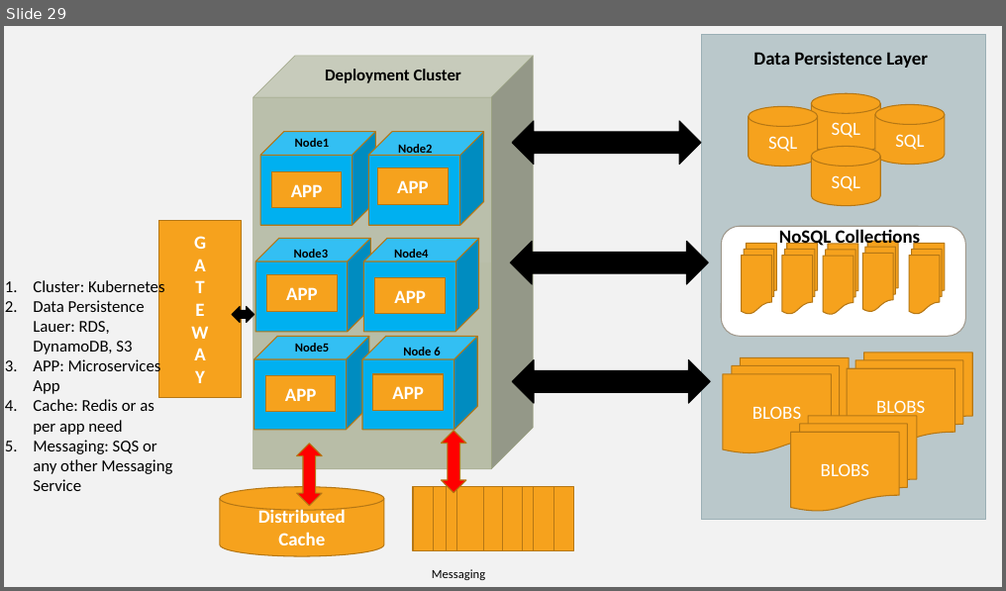
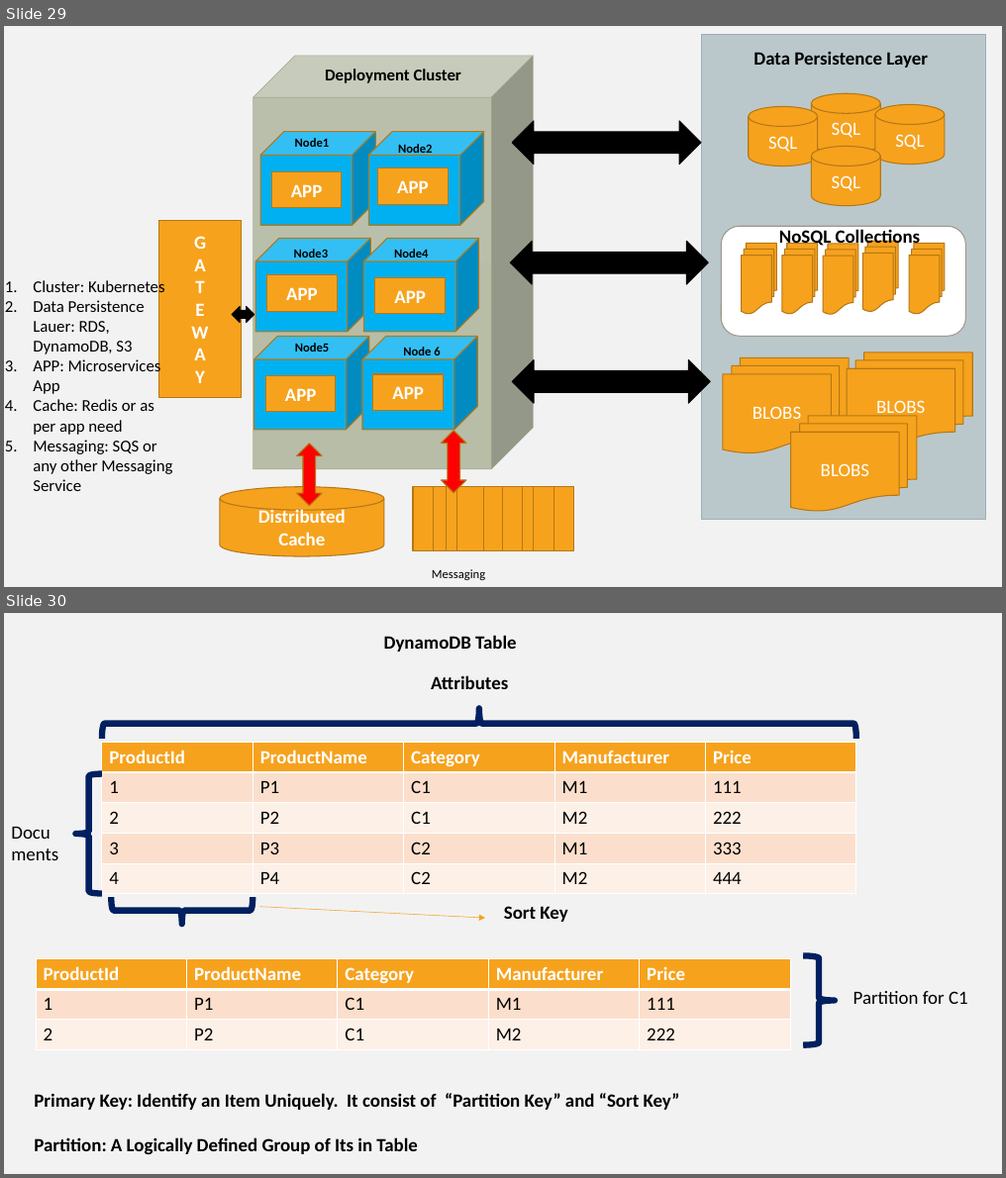
Before and after one commit to Vanshika3003/blaz_march_22, a slide deck: training_images.pptx. Shown one above the other, each under a label of ours: slide 29 before the commit, slides 29 and 30 after it. The pictures are 1006x591 and 1006x1178 pixels, drawn with LibreOffice and Linux fonts; fonts in the diff are those of the drawing. Boxes give left, top, right and bottom in pixels: in the first picture for what was removed or moved away, otherwise in the second. Text is boxed around its words. In the diff, an @@ line names an element or a change of style, - is before the commit and + after.

```diff
--- a/training_images.pptx
+++ b/training_images.pptx
@@ slide 30 added at (x1=4, y1=613, x2=1002, y2=1174), background #F2F2F2 @@
@@ text added at (x1=384, y1=635, x2=517, y2=652), 18 pt, text #000000, bold @@
+DynamoDB Table
@@ text added at (x1=431, y1=675, x2=508, y2=689), 18 pt, text #000000, bold @@
+Attributes
@@ left brace added at (x1=102, y1=709, x2=856, y2=739), outline #002060 6 pt @@
@@ table added at (x1=102, y1=742, x2=858, y2=894), 5 rows, 5 columns @@
+ProductId | ProductName | Category | Manufacturer | Price
+1 | P1 | C1 | M1 | 111
+2 | P2 | C1 | M2 | 222
+3 | P3 | C2 | M1 | 333
+4 | P4 | C2 | M2 | 444
@@ left brace added at (x1=76, y1=774, x2=102, y2=894), outline #002060 6 pt @@
@@ text added at (x1=4, y1=817, x2=67, y2=869), 18 pt, text #000000 @@
+Documents
@@ right brace added at (x1=112, y1=897, x2=252, y2=924), outline #002060 6 pt @@
@@ arrow added from (260, 906) to (485, 919), #F6A21D 0.5 pt @@
@@ text added at (x1=504, y1=906, x2=567, y2=922), 18 pt, text #000000, bold @@
+Sort Key
@@ table added at (x1=36, y1=959, x2=792, y2=1051), 3 rows, 5 columns @@
+ProductId | ProductName | Category | Manufacturer | Price
+1 | P1 | C1 | M1 | 111
+2 | P2 | C1 | M2 | 222
@@ right brace added at (x1=804, y1=956, x2=835, y2=1045), outline #002060 6 pt @@
@@ text added at (x1=853, y1=991, x2=968, y2=1004), 18 pt, text #000000 @@
+Partition for C1
@@ text added at (x1=34, y1=1093, x2=680, y2=1155), 18 pt, text #000000, bold @@
+Primary Key: Identify an Item Uniquely. It consist of “Partition Key” and “Sort Key”
+Partition: A Logically Defined Group of Its in Table
```
Also in this commit, not shown: 1 other slide added, 12 other files.
